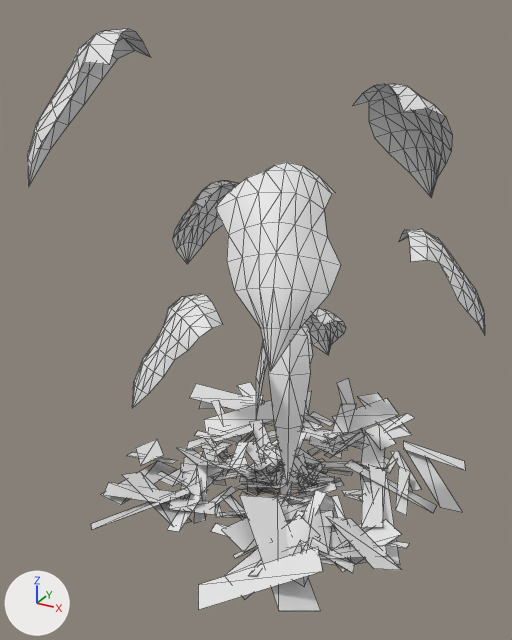
One commit to the OBJ model game/assets/models/plants/SM_Plant_PhilodendronClimbing_Leaf.obj: the scene before it, then after it.
Both versions are drawn from a camera (50 mm lens) standing at (1.8, -3.73, 2.99) and looking at (-0.2, -0.08, 1.16). Every picture has the same lights, and +X, +Y and +Z are marked at lower left. The picture after the commit comes second. Mesh edges are drawn as thin lines. Where no turn or scale is listed for an object, it has been applied to the vertices. Vertices at exactly the same position are counted once.

In view in the first picture: 'SM_Plant_PhilodendronClimbing_Leaf'.
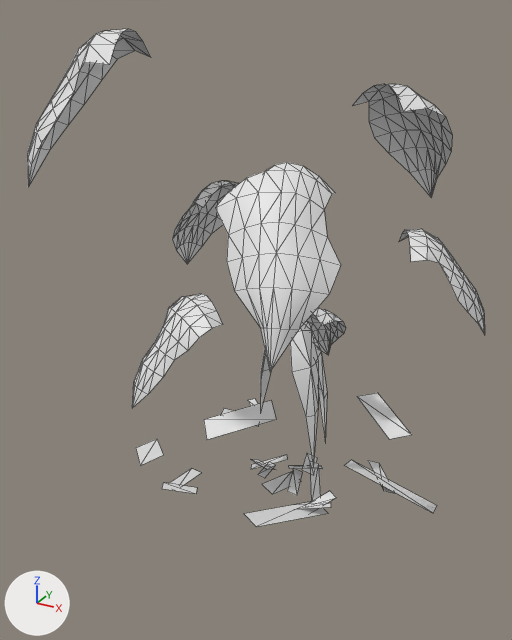
Location of each change, (x1, y1, x2, y2) in pixels of the pictures (512 x 640 px; the box of a moved part takes in the faces that stretch with it):
'SM_Plant_PhilodendronClimbing_Leaf', reshaped (14% shorter): before (27, 29, 485, 611); after (27, 29, 485, 527)
part 1 of me_sm_plant_philodendronclimbing_leaf, deleted: before (91, 378, 465, 611)
part 2 of me_sm_plant_philodendronclimbing_leaf, moved or reshaped: before (101, 323, 463, 572); after (162, 321, 395, 512)

The change, as a list of edits to the scene's bpy script:
```text
Change me_sm_plant_philodendronclimbing_leaf:
    used by ob_sm_plant_philodendronclimbing_leaf; location = (0.0, 0.0, 0.0)
    remove me_sm_plant_philodendronclimbing_leaf.from_pydata(...)  # 1005 vertices, 894 faces; spans x -1.5..1.19, y -1.29..1.4, z -0.12..2.89
    add me_sm_plant_philodendronclimbing_leaf.from_pydata(...)  # 461 vertices, 622 faces; spans x -1.5..1.12, y -1.29..1.4, z -0.08..2.89
    me_sm_plant_philodendronclimbing_leaf part 1: 136 loose pieces with 544 vertices, spanning x -1.1..1.09, y -1.28..1.22, z -0.12..0.26, are deleted
    me_sm_plant_philodendronclimbing_leaf part 2
    30 vertices are removed from x -0.24..0.2, y -0.3..0.12, z 0.14..1.18
    36 faces are deleted
    60 vertices move from x -1.15..1.19, y -0.94..0.96, z -0.1..0.24 to x -0.79..0.74, y -0.66..0.76, z -0.05..0.15
    30 vertices are added at x -0.21..0.27, y -0.22..0.19, z 0.23..1.17
    36 new faces join them
```
